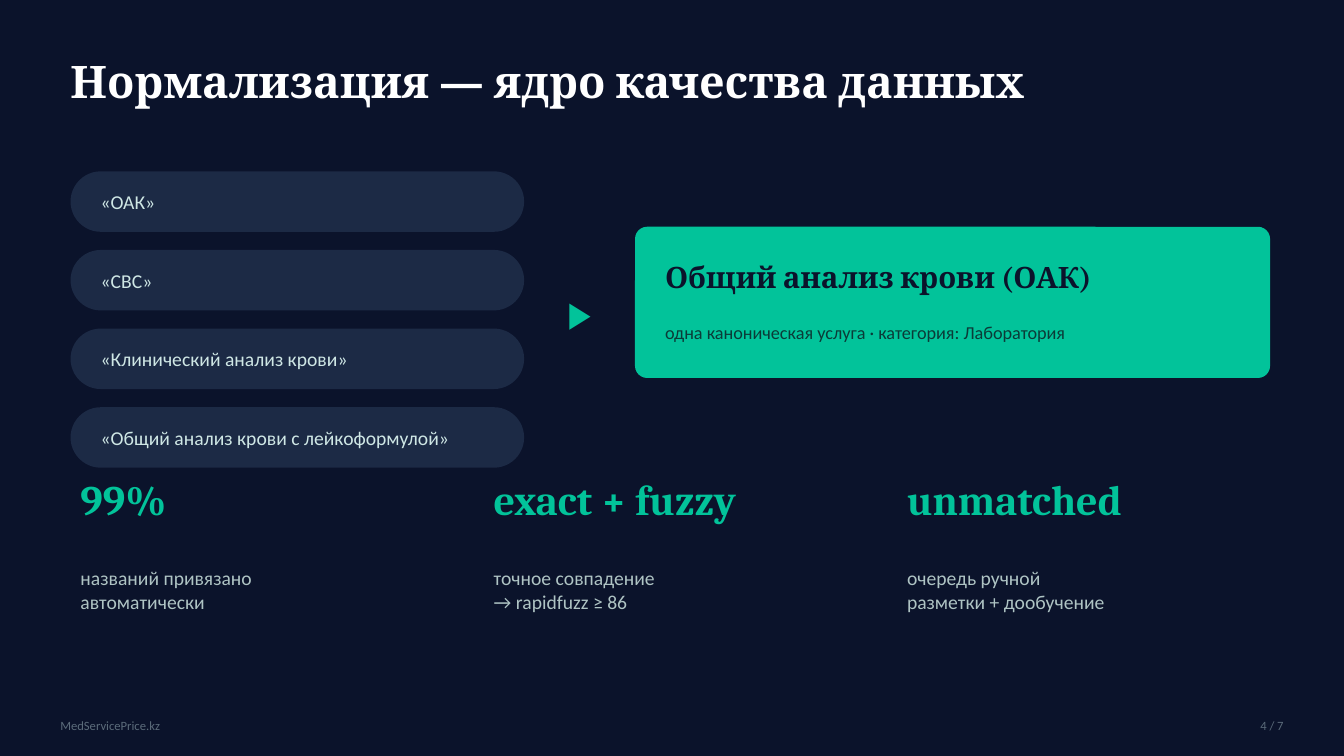
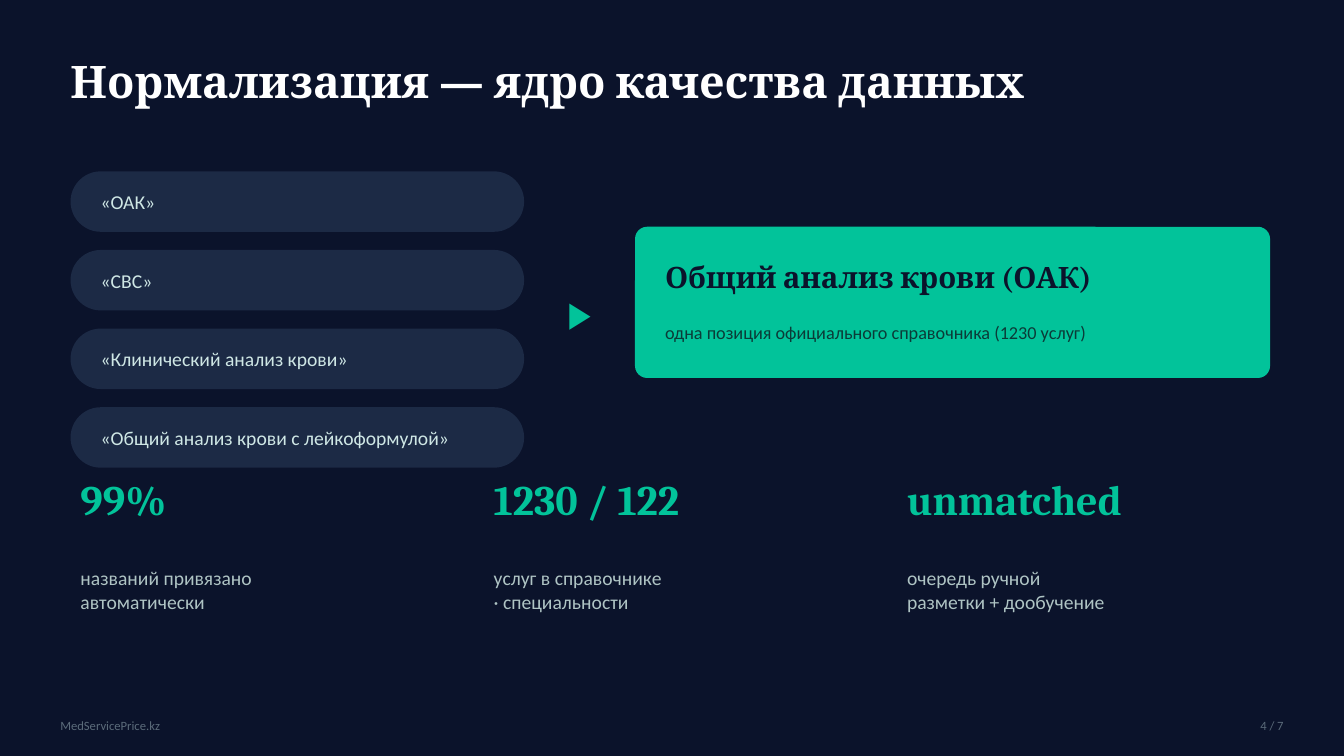
Before and after one commit to azekowka/terricon_medtech, a slide deck: slide 4 of docs/MedServicePrice_Presentation.pptx. Drawn at 1344x756 pixels with LibreOffice and Linux fonts; fonts in the diff are those of the drawing. Boxes give left, top, right and bottom in pixels: in the first picture for what was removed or moved away, otherwise in the second. Text is boxed around its words. In the diff, an @@ line names an element or a change of style, - is before the commit and + after.

```diff
--- a/docs/MedServicePrice_Presentation.pptx
+++ b/docs/MedServicePrice_Presentation.pptx
@@ text at [665,326,1086,342]: text changed @@
-одна каноническая услуга · категория: Лаборатория
+одна позиция официального справочника (1230 услуг)
@@ text at [494,486,680,516]: text changed @@
-exact + fuzzy
+1230 / 122
@@ text at [494,575,662,612]: text changed @@
-точное совпадение
-→ rapidfuzz ≥ 86
+услуг в справочнике
+· специальности
```
Also in this commit, not shown: 2 other slides changed, 26 other files.
